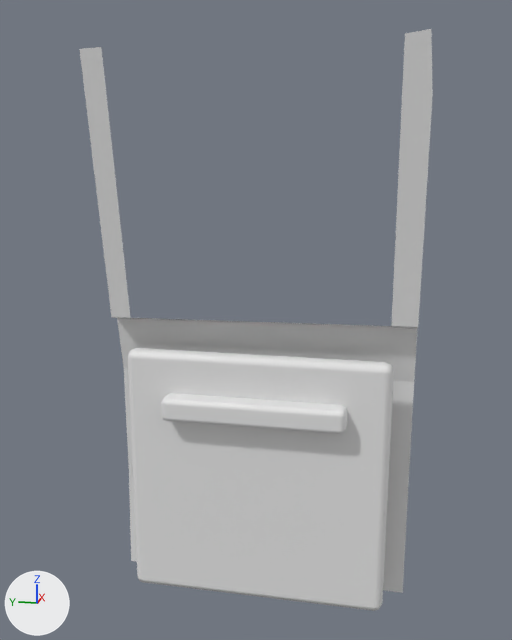
Two versions of the OBJ model realweather/src/main/resources/assets/realweather/models/vehicle/pickup/door_rr.obj, one commit apart.
Before and after are seen from a camera (50 mm lens) standing at (-1.671, -0.685, 1.661) and looking at (-0.064, -0.364, 1.259). Arrows for +X, +Y and +Z are at lower left; the lights stay in place. The first picture is the older version. Materials are left out; every surface is plain grey. Where no turn or scale is listed for an object, it has been applied to the vertices.

Before the edit, the objects in view are built like this:
```python
me_door_rr = bpy.data.meshes.new('door_rr')
me_door_rr.from_pydata(...)  # 244 vertices, 198 faces; spans x -0.165..0.026, y -0.74..0.0, z 0.54..1.881
# faces by material slot: [9, 54, 18, 54, 63]
me_door_rr.materials.append(mat_black)
me_door_rr.materials.append(mat_dash)
me_door_rr.materials.append(mat_paint)
me_door_rr.materials.append(mat_seat)
me_door_rr.materials.append(mat_trim)
ob_door_rr = bpy.data.objects.new('door_rr', me_door_rr)
ob_door_rr.location = (0.0, 0.0, 0.0)
```
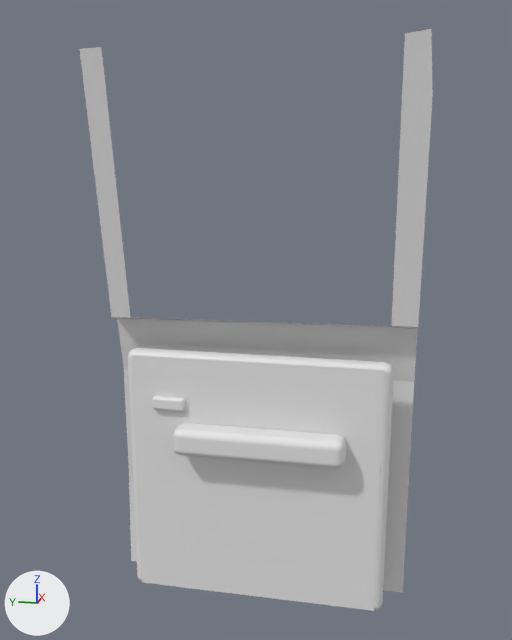
The edits, one by one:
me_door_rr is used by ob_door_rr; location (0.0, 0.0, 0.0).
me_door_rr had 244 vertices, 198 faces and spanned x -0.165..0.026, y -0.74..0.0, z 0.54..1.881.
me_door_rr now has 304 vertices, 253 faces and spans x -0.175..0.026, y -0.74..0.0, z 0.54..1.881.
me_door_rr part 1: a new loose piece of 56 vertices spanning x -0.13..-0.11, y -0.2..-0.12, z 1.04..1.07.
me_door_rr part 2: a new loose piece of 56 vertices spanning x -0.175..-0.105, y -0.59..-0.18, z 0.94..1.01.
Part 3, on me_door_rr:
56 vertices are removed from x -0.16..-0.1, y -0.59..-0.15, z 1.02..1.08.
54 faces are deleted.
4 vertices are added at (-0.116, -0.07, 0.55), (-0.116, -0.67, 0.55), (-0.116, -0.67, 1.17), (-0.116, -0.07, 1.17).
1 new face joins them.

Where the change shows, as pixel boxes (x1, y1, x2, y2) in the pictures (512 x 640 px):
part 1 of me_door_rr, added: after (152, 396, 185, 411)
part 2 of me_door_rr, added: after (173, 423, 346, 468)
part 3 of me_door_rr, cut back: before (161, 393, 348, 434); after (132, 355, 385, 611)
